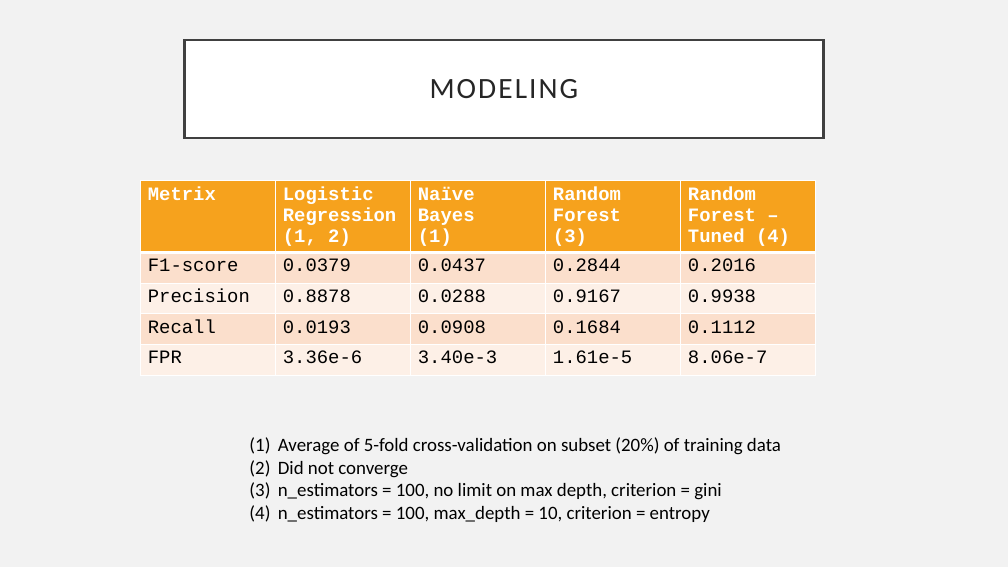
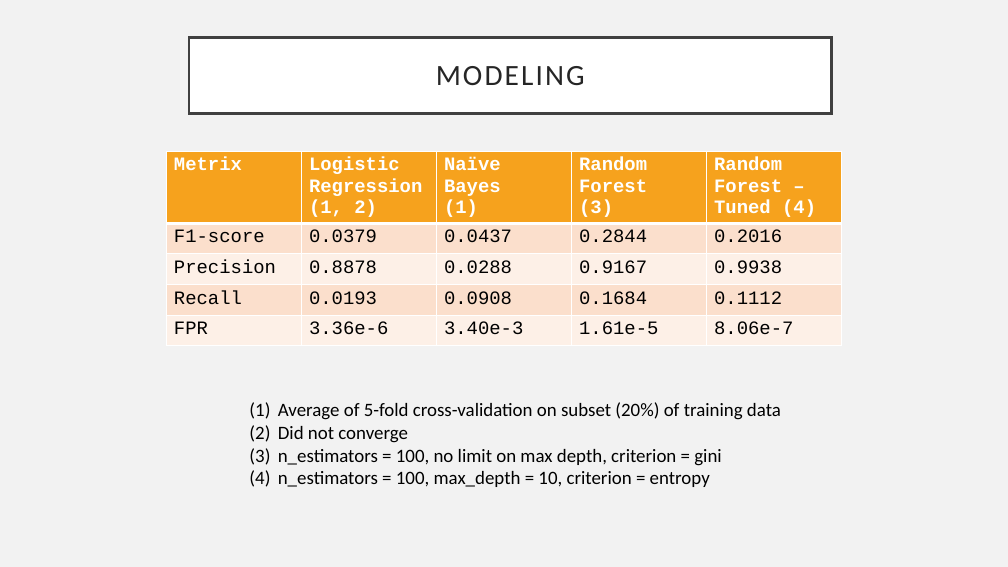
Before and after one commit to kbfreder/phishing-urls, a slide deck: slide 8 of docs/Presentation.pptx. Drawn at 1008x567 pixels with LibreOffice and Linux fonts; fonts in the diff are those of the drawing. Boxes give left, top, right and bottom in pixels: in the first picture for what was removed or moved away, otherwise in the second. Text is boxed around its words. In the diff, an @@ line names an element or a change of style, - is before the commit and + after.

```diff
--- a/docs/Presentation.pptx
+++ b/docs/Presentation.pptx
@@ title "MODELING": place and size @@
-title "MODELING" at bbox=[185, 40, 823, 138]
+title "MODELING" at bbox=[189, 38, 832, 113]
@@ table: place and size @@
-table at bbox=[141, 181, 817, 379]
+table at bbox=[166, 151, 843, 349]
@@ text "Average of 5-fold cross-validation on ...": place and size @@
-text "Average of 5-fold cross-validation on ..." at bbox=[278, 437, 781, 522]
+text "Average of 5-fold cross-validation on ..." at bbox=[278, 402, 781, 487]
```
Also in this commit, not shown: 12 other slides changed, 4 slides added, 1 slide removed.
